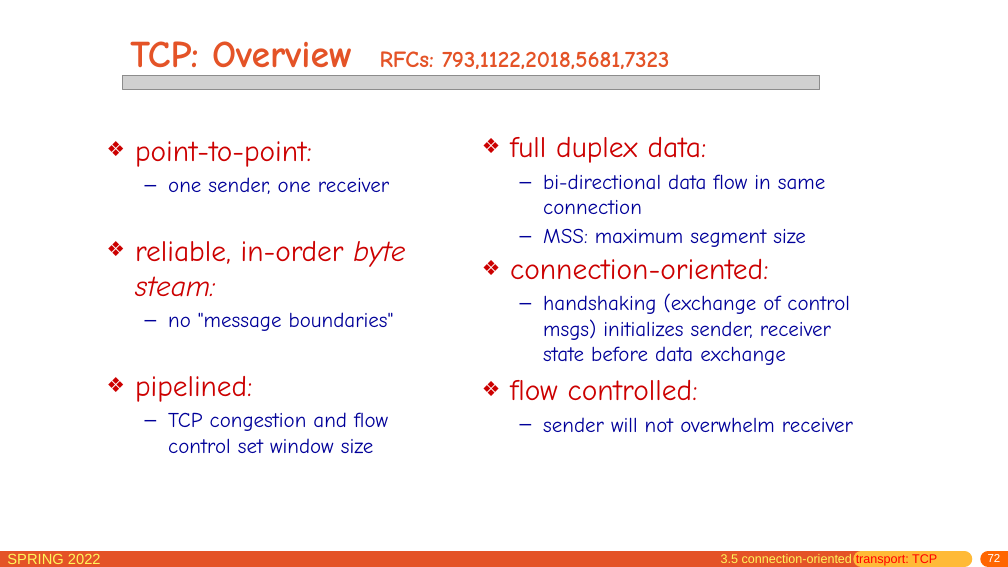
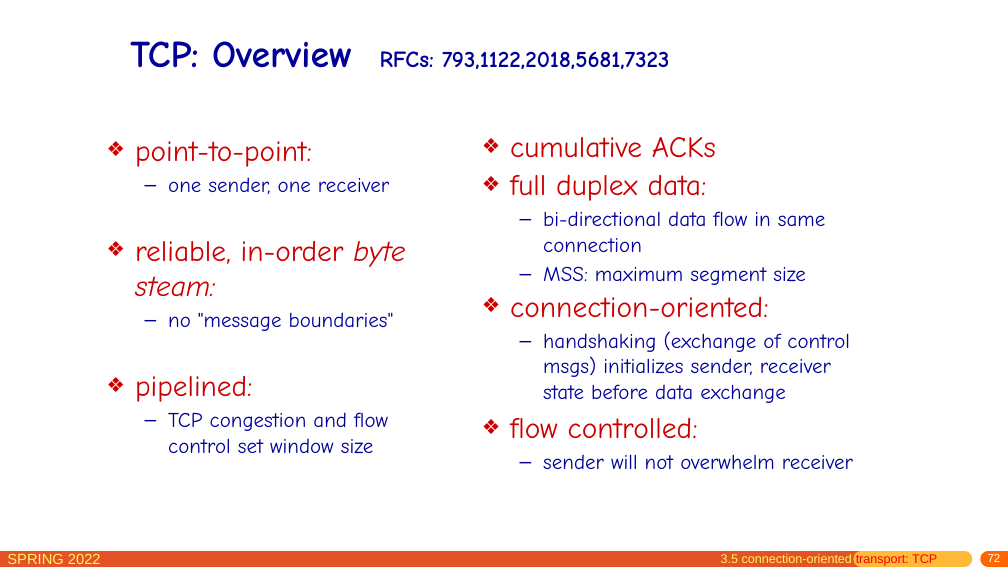
Before and after one commit to network-whu/slides, a slide deck: slide 72 of pptx/chapter3.pptx. Drawn at 1008x567 pixels with LibreOffice and Linux fonts; fonts in the diff are those of the drawing; grey boxes stand for pictures. Boxes give left, top, right and bottom in pixels: in the first picture for what was removed or moved away, otherwise in the second. Text is boxed around its words. In the diff, an @@ line names an element or a change of style, - is before the commit and + after.

```diff
--- a/pptx/chapter3.pptx
+++ b/pptx/chapter3.pptx
@@ title "TCP: Overview RFCs: 793,1122,2018,5681,7323" at bbox=[130, 41, 669, 69]: text colour #E45327 to #000099 @@
@@ picture removed at bbox=[123, 75, 820, 89] @@
@@ text at bbox=[510, 137, 716, 158]: paragraph added @@
+❖ cumulative ACKs
```
Also in this commit, not shown: 60 other slides changed, 9 slides added, 1 slide removed.
